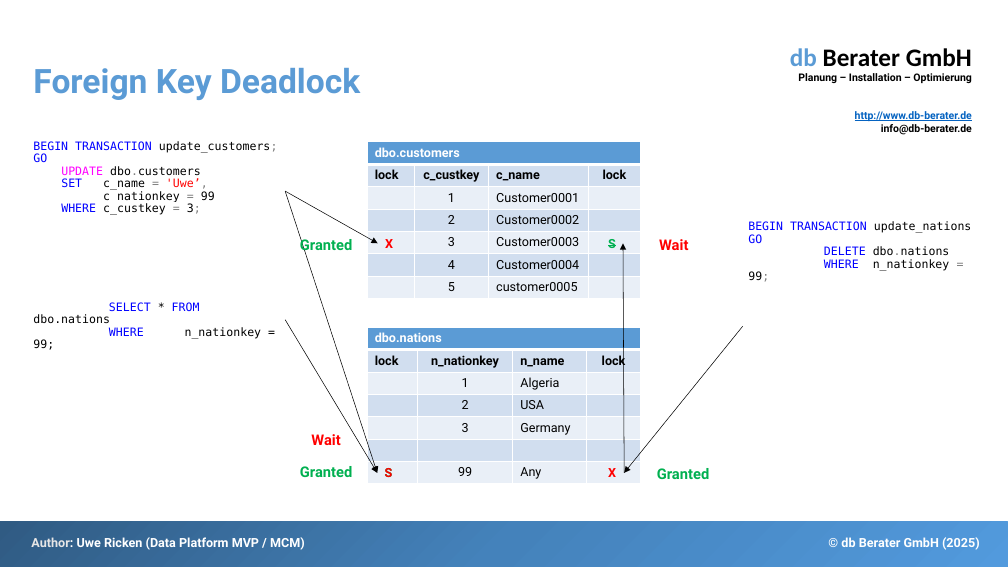
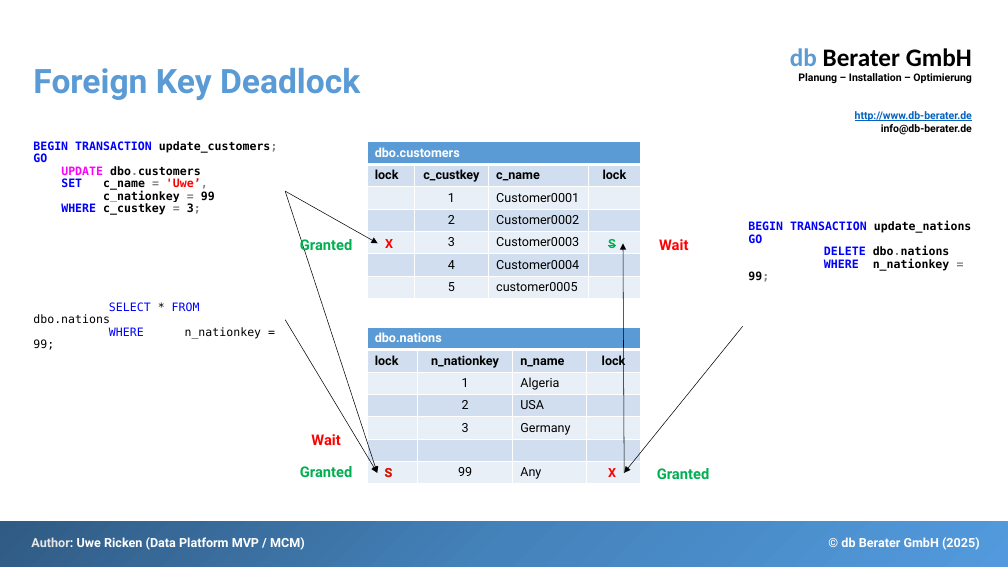
Before and after one commit to db-berater/solving-deadlock-scenarios, a slide deck: slide 22 of 01 - Documents and Preparation/Solving Deadlock Scenarios - EN.pptx. Drawn at 1008x567 pixels with LibreOffice and Linux fonts; fonts in the diff are those of the drawing. Boxes give left, top, right and bottom in pixels: in the first picture for what was removed or moved away, otherwise in the second. Text is boxed around its words. In the diff, an @@ line names an element or a change of style, - is before the commit and + after.

```diff
--- a/01 - Documents and Preparation/Solving Deadlock Scenarios - EN.pptx
+++ b/01 - Documents and Preparation/Solving Deadlock Scenarios - EN.pptx
@@ text "BEGIN TRANSACTION update_customers; GO UPDATE ..." at box(33, 141, 278, 215): bold on @@
@@ text "BEGIN TRANSACTION update_nations GO DELETE ..." at box(748, 221, 972, 282): bold on @@
```
Also in this commit, not shown: 17 other slides changed, 12 other files.
